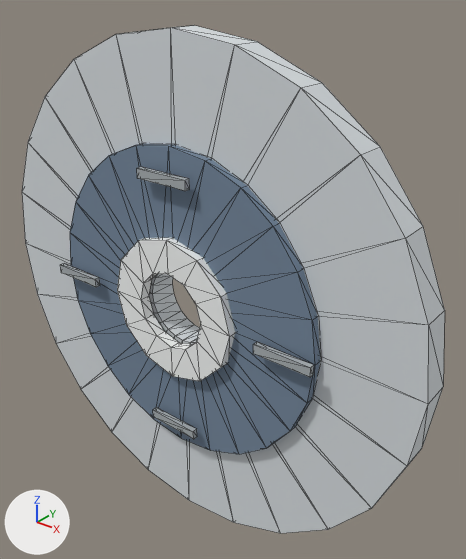
A saved change to the glTF model assets/3d/psx_dvr_disc/psx_dvr_disc.glb.
Camera for both pictures: a 50 mm lens placed at (0.734, -0.827, 0.564), pointed at (0.058, 0.018, 0.04). The axes (+X, +Y, +Z) are drawn at lower left. The lights are the same throughout. The picture after the commit comes second. Mesh edges are drawn as thin lines. Vertices at exactly the same position are counted once.

The first picture shows 'psx_dvr_disc'.
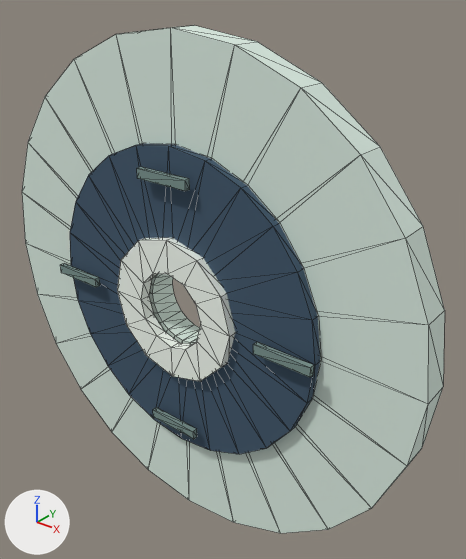
The change, as a list of edits to the scene's bpy script:
```text
Change me_psx_dvr_disc:
    where me_psx_dvr_disc.from_pydata(...)  # 284 vertices, 528 faces; spans x -0.48..0.48, y -0.1..-0.007, z -0.48..0.48
    used by ob_psx_dvr_disc; location = (0.0, 0.0, 0.0)
    me_psx_dvr_disc part 1: 288 faces centred in x -0.475..0.475, y -0.094..-0.007, z -0.475..0.475 are repainted in the vertex colours; the middle colour goes from white #dde2e5 to white #dfefe5
    me_psx_dvr_disc part 2: 192 faces centred in x -0.297..0.297, y -0.078..-0.06, z -0.297..0.297 are repainted in the vertex colours; the middle colour goes from greyish blue #73869b to dark blue #3d556a
    me_psx_dvr_disc part 3: 48 faces centred in x -0.305..0.305, y -0.1..-0.09, z -0.259..0.259 are repainted in the vertex colours; the middle colour goes from grey #adb3b6 to greyish cyan #7c9590
```

What differs and where, as boxes (x1, y1, x2, y2) in the pictures (466 x 559 px):
part 1 of me_psx_dvr_disc, recoloured
    both: (22, 25, 443, 533)
part 2 of me_psx_dvr_disc, recoloured (greyish blue to dark blue)
    both: (70, 143, 320, 454)
part 3 of me_psx_dvr_disc, recoloured
    both: (60, 167, 314, 439)
